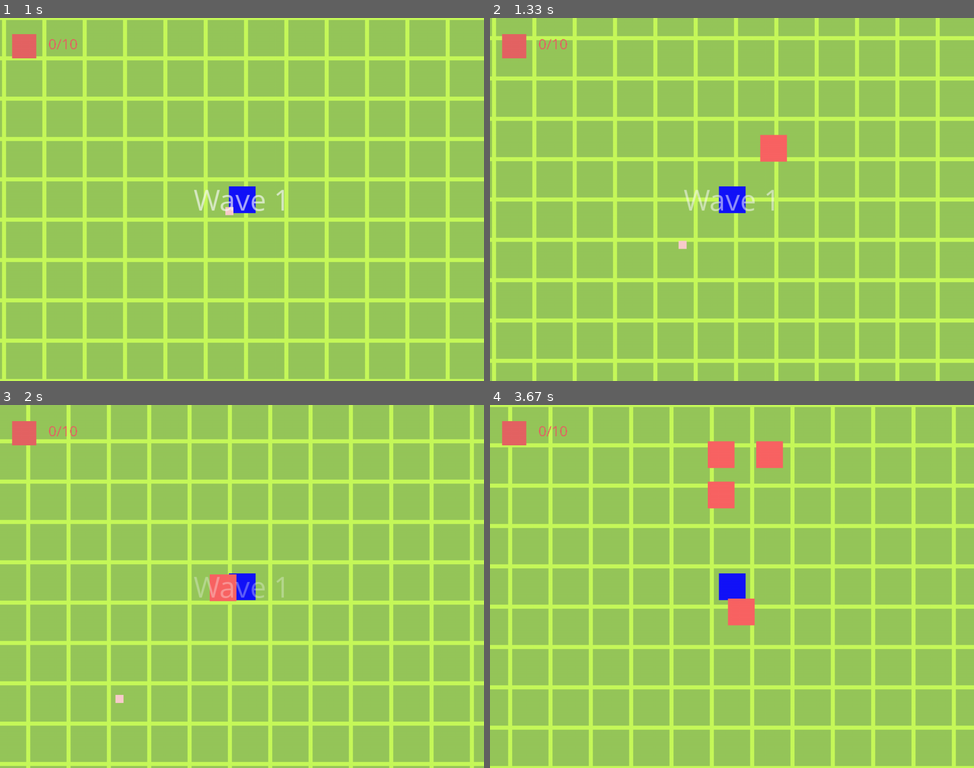
Above: before the commit, frames 1-4 (two rows, left to right).
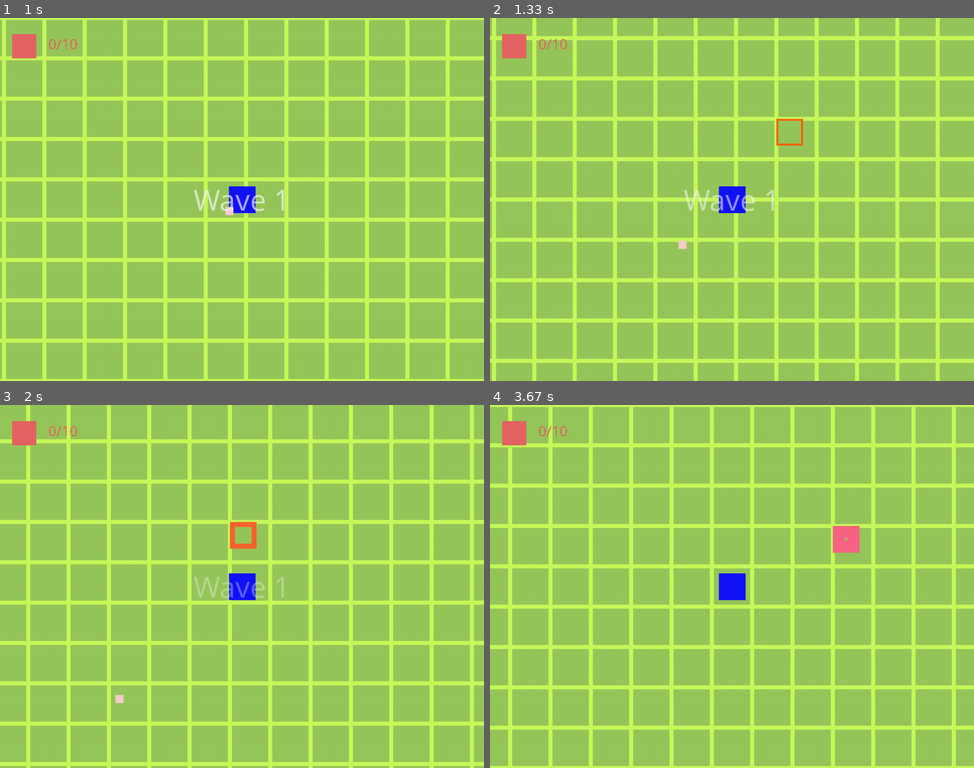
Above: after the commit, the same moments.

Repository: Hariokl/Pygame-2023
Game: pygame game, started from main.py
Same seed, same stepped clock (60 frames per second), same inputs: the game is played once before the commit and once after it.
Inputs (mouse positions are in pixels of both pictures, inside the frame that each line leads up to):
- Up to frame 1 (1 s): hold D 0.33-0.8 s; click (222, 214) at 0.88 s
- Up to frame 2 (1.33 s): hold W from 1.17 s (still down); move the mouse to (886, 188) at 1.2 s
- Up to frame 3 (2 s): release W at 1.47 s; hold D 1.5-1.97 s
- Up to frame 4 (3.67 s): hold A 2-2.53 s; hold S 2.57-2.87 s; hold A 2.9-3.3 s; hold W from 3.33 s (still down)

Frame 1 is identical in both runs. In frame 2, 0.5% of the frame differs, in the area x 55-65%, y 27-40%; in frame 3, 0.7%; in frame 4, 2.1%, in the area x 45-77%, y 9-61%.

Commit message:
I feel reaaaaaaally great

Diff:
--- /dev/null
+++ b/effects.py
@@ -0,0 +1,13 @@
+import pygame as pg
+import settings as st
+
+
+def spawn_mob(enemy):
+    if enemy.time < 3:
+        enemy.image.fill((0, 0, 0, 0))
+        pg.draw.rect(enemy.image, (250, 100, int(enemy.time*50)), (0, 0, *enemy.rect.size), int(enemy.time*9+1))
+        enemy.rect = enemy.image.get_rect()
+        return None
+    enemy.image.fill((250, 100, 100))
+    enemy.rect = enemy.image.get_rect()
+    enemy.spawn_stop = True
--- a/enemy.py
+++ b/enemy.py
@@ -1,3 +1,4 @@
+import effects
 import settings as st
 import pygame as pg
 
@@ -10,8 +11,8 @@
         # import map
         # global map
         pg.sprite.Sprite.__init__(self)
-        self.image = pg.Surface((st.TILES_WH // 1.5, st.TILES_WH // 1.5))
-        self.image.fill((250, 100, 100))
+        self.image = pg.Surface((st.TILES_WH // 1.5, st.TILES_WH // 1.5), pg.SRCALPHA, 32).convert_alpha()
+        self.image.fill((0, 0, 0, 0))
         self.rect = self.image.get_rect()
         self.rect.topleft = pos
         self.mask = pg.mask.from_surface(self.image)
@@ -33,11 +34,17 @@
         self.hp = hp
         self.max_hp = hp
 
+        self.spawn_stop = False
+
         Enemy.number_of_enemies += 1
 
-        print(f"\r{Enemy.number_of_enemies}", end="")
+    def update(self):
+        self.time += st.TICK
+        if not self.spawn_stop:
+            effects.spawn_mob(self)
+            self.rect.topleft = st.positions[self.i]
+            return
 
-    def update(self):
         self.get_stronger()
 
         # positions
@@ -64,7 +71,6 @@
     def get_stronger(self):
         if self.level == self.max_level:
             return
-        self.time += st.TICK
         exp = self.time * 10
         if self.exp <= exp:
             self.level_up()
--- a/player.py
+++ b/player.py
@@ -11,6 +11,11 @@
         pg.sprite.Sprite.__init__(self)
         self.image = pg.Surface((st.TILES_WH // 1.5, st.TILES_WH // 1.5))
         self.image.fill((20, 20, 250))
+
+        # treeImage = pg.image.load("images/therock.png")
+        # treeImage = pg.transform.scale(treeImage, (st.TILES_WH // 1.5, st.TILES_WH // 1.5))
+        # self.image.blit(treeImage, (0, 0))
+
         self.rect = self.image.get_rect()
         self.rect.center = st.WIDTH // 2, st.HEIGHT // 2
 
--- a/test.py
+++ b/test.py
@@ -1,11 +1 @@
-import pygame as pg
-
-
-clock = pg.time.Clock()
-FPS = 120
-time = 0
-
-while True:
-    time += 1 / FPS
-    print(f"\r{time}", end="")
-    clock.tick(FPS)
+print(1.25 ** 4)
Binary file added: images/therock.jpg
Binary file added: images/therock.png
